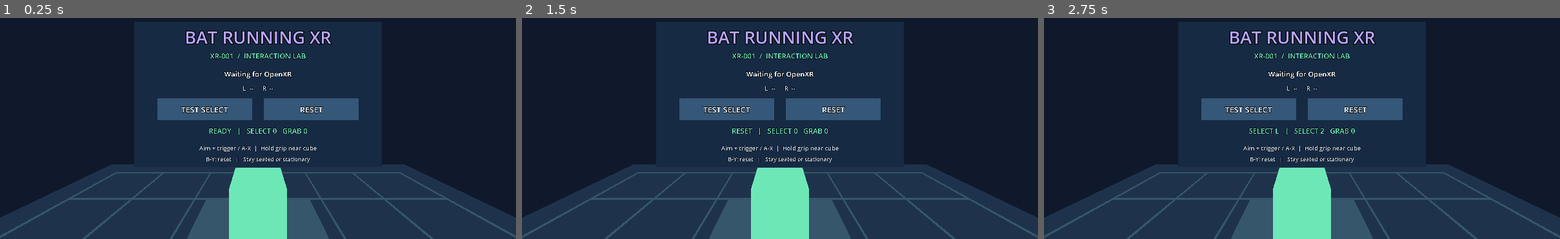
Above: before the commit, frames 1-3 (left to right).
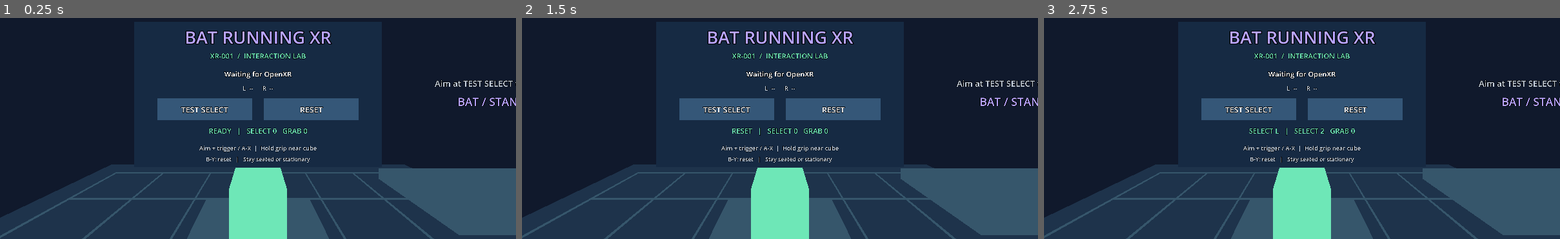
Above: after the commit, the same moments.

Repository: animesleepsheep/bat-running-xr
Game: Godot game, scene res://scenes/xr002.tscn
Two runs of this game, one before a commit and one after it. Both use one fixed random seed, a clock stepped at 60 frames per second and the inputs below. Before the commit the project starts from res://scenes/xr001.tscn.
Inputs:
- Up to frame 1 (0.25 s): no input
- Up to frame 2 (1.5 s): tap Enter at 0.5, 0.6 s; tap Space at 1.25 s; tap R at 1.35 s
- Up to frame 3 (2.75 s): tap Enter at 2, 2.1 s

The runs differ from the first frame. In frame 1, 6.3% of the frame differs, in the area x 73-100%, y 27-100%; in frame 2, 6.3%; in frame 3, 6.3%.

Commit message:
XR-002: original procedural bat GLB conversion, LOD catalog and native preview

Diff:
--- a/project.godot
+++ b/project.godot
@@ -1,8 +1,8 @@
 config_version=5
 [application]
 config/name="BAT RUNNING XR"
-config/version="0.1.0"
-run/main_scene="res://scenes/xr001.tscn"
+config/version="0.2.0"
+run/main_scene="res://scenes/xr002.tscn"
 config/features=PackedStringArray("4.6", "GL Compatibility")
 config/icon="res://icon.svg"
 [display]
--- /dev/null
+++ b/scenes/xr002.tscn
@@ -0,0 +1,4 @@
+[gd_scene load_steps=2 format=3]
+[ext_resource type="Script" path="res://scripts/xr002.gd" id="1"]
+[node name="XRAssetLab" type="Node3D"]
+script = ExtResource("1")
--- /dev/null
+++ b/scripts/xr002.gd
@@ -0,0 +1,104 @@
+extends "res://scripts/xr001.gd"
+const Assets = preload("res://scripts/xr_assets.gd")
+var display_bat: Node3D
+var preview_mount: Node3D
+var wing_left: Node3D
+var wing_right: Node3D
+var elapsed := 0.0
+var lite := false
+var asset_label: Label3D
+
+func _build() -> void:
+	super._build()
+	# A dedicated display plinth outside the XR001 panel and grab zone.
+	var world := get_world_3d()
+	if world.environment != null:
+		world.environment.ambient_light_source = Environment.AMBIENT_SOURCE_COLOR
+		world.environment.ambient_light_color = Color("d7e6ff")
+		world.environment.ambient_light_energy = 0.8
+	var key := DirectionalLight3D.new()
+	add_child(key)
+	key.rotation_degrees = Vector3(-38, -32, 0)
+	key.light_energy = 1.3
+	var fill := DirectionalLight3D.new()
+	add_child(fill)
+	fill.rotation_degrees = Vector3(-20, 145, 0)
+	fill.light_energy = 0.5
+	_mesh(self, Vector3(1.35, 0.09, 0.68), Vector3(1.75, 0.94, -1.35), Color("37566b"))
+	_mesh(self, Vector3(0.25, 0.9, 0.25), Vector3(1.75, 0.45, -1.35), Color("20344b"))
+	preview_mount = Node3D.new()
+	add_child(preview_mount)
+	preview_mount.position = Vector3(1.75, 0.99, -1.35)
+	preview_mount.rotation.y = PI
+	preview_mount.scale = Vector3.ONE * 0.27
+	asset_label = _text(self, "BAT / STANDARD", Vector3(1.75, 1.60, -1.35), 0.08, Color("b8a4ff"))
+	_text(self, "Aim at TEST SELECT to switch LOD", Vector3(1.75, 1.73, -1.35), 0.06, Color("cbd5e1"))
+	_load_bat(false)
+
+func _load_bat(use_lite: bool) -> void:
+	var next := Assets.instantiate("bat_lite" if use_lite else "bat_standard")
+	if next == null:
+		push_error("XR002 missing imported mascot")
+		return
+	if is_instance_valid(display_bat):
+		preview_mount.remove_child(display_bat)
+		display_bat.queue_free()
+	display_bat = next
+	preview_mount.add_child(display_bat)
+	wing_left = display_bat.find_child("BatWingL", true, false) as Node3D
+	wing_right = display_bat.find_child("BatWingR", true, false) as Node3D
+	lite = use_lite
+	asset_label.text = "BAT / LITE" if lite else "BAT / STANDARD"
+
+func _activate(id: String, hand: int) -> void:
+	super._activate(id, hand)
+	if id == "test":
+		_load_bat(not lite)
+	elif id == "reset":
+		_load_bat(false)
+
+func _process(delta: float) -> void:
+	super._process(delta)
+	if smoke:
+		return
+	elapsed += delta
+	# Idle motion only, no artificial movement of camera or player.
+	var flap := sin(elapsed * 2.2) * 0.18
+	if is_instance_valid(wing_left):
+		wing_left.rotation.y = flap
+	if is_instance_valid(wing_right):
+		wing_right.rotation.y = -flap
+
+func _smoke() -> void:
+	var data := Assets.catalog()
+	var entries: Dictionary = data.get("assets", {})
+	var errors: Array[String] = []
+	if entries.size() != 2:
+		errors.append("catalog")
+	for id in ["bat_standard", "bat_lite"]:
+		var model := Assets.instantiate(id)
+		if model == null:
+			errors.append(id + " import")
+			continue
+		var count := Assets.mesh_count(model)
+		if count < 40:
+			errors.append(id + " mesh count")
+		for pivot in ["BatWingL", "BatWingR", "BatFootL", "BatFootR", "BatArmL", "BatArmR", "BatTail"]:
+			if model.find_child(pivot, true, false) == null:
+				errors.append(id + " " + pivot)
+		print("XR002_IMPORT_PASS ", id, " meshes=", count)
+		model.free()
+	if not is_instance_valid(display_bat) or wing_left == null or wing_right == null:
+		errors.append("display")
+	_load_bat(true)
+	if not lite or wing_left == null:
+		errors.append("LOD switch")
+	_load_bat(false)
+	if lite or wing_right == null:
+		errors.append("LOD reset")
+	if not errors.is_empty():
+		push_error("XR002_SMOKE_FAIL " + str(errors))
+		get_tree().quit(1)
+		return
+	print("XR002_SMOKE_PASS: catalog, GLB import, pivots, mesh count, LOD switching")
+	super._smoke()
--- /dev/null
+++ b/scripts/xr_assets.gd
@@ -0,0 +1,22 @@
+extends RefCounted
+## Stable asset IDs; Godot imports GLB as PackedScene. No runtime web/CDN dependency.
+const CATALOG := "res://assets/generated/catalog.json"
+const PATHS := {"bat_standard": "res://assets/generated/bat_standard.glb", "bat_lite": "res://assets/generated/bat_lite.glb"}
+static func catalog() -> Dictionary:
+	var file := FileAccess.open(CATALOG, FileAccess.READ)
+	if file == null:
+		return {}
+	var data: Variant = JSON.parse_string(file.get_as_text())
+	return data if data is Dictionary else {}
+static func instantiate(id: String) -> Node3D:
+	if not PATHS.has(id):
+		return null
+	var scene := load(PATHS[id]) as PackedScene
+	if scene == null:
+		return null
+	return scene.instantiate() as Node3D
+static func mesh_count(node: Node) -> int:
+	var count := 1 if node is MeshInstance3D else 0
+	for child in node.get_children():
+		count += mesh_count(child)
+	return count
Not shown, changed: export_presets.cfg
Not shown, added: tools/assets/.gdignore
Not shown, added: tools/assets/package.json
Not shown, added: docs/ASSETS.md
Not shown, changed: docs/XR-001-STATUS.md
Not shown, added: docs/XR-002-STATUS.md
Not shown, changed: tools/build.sh
